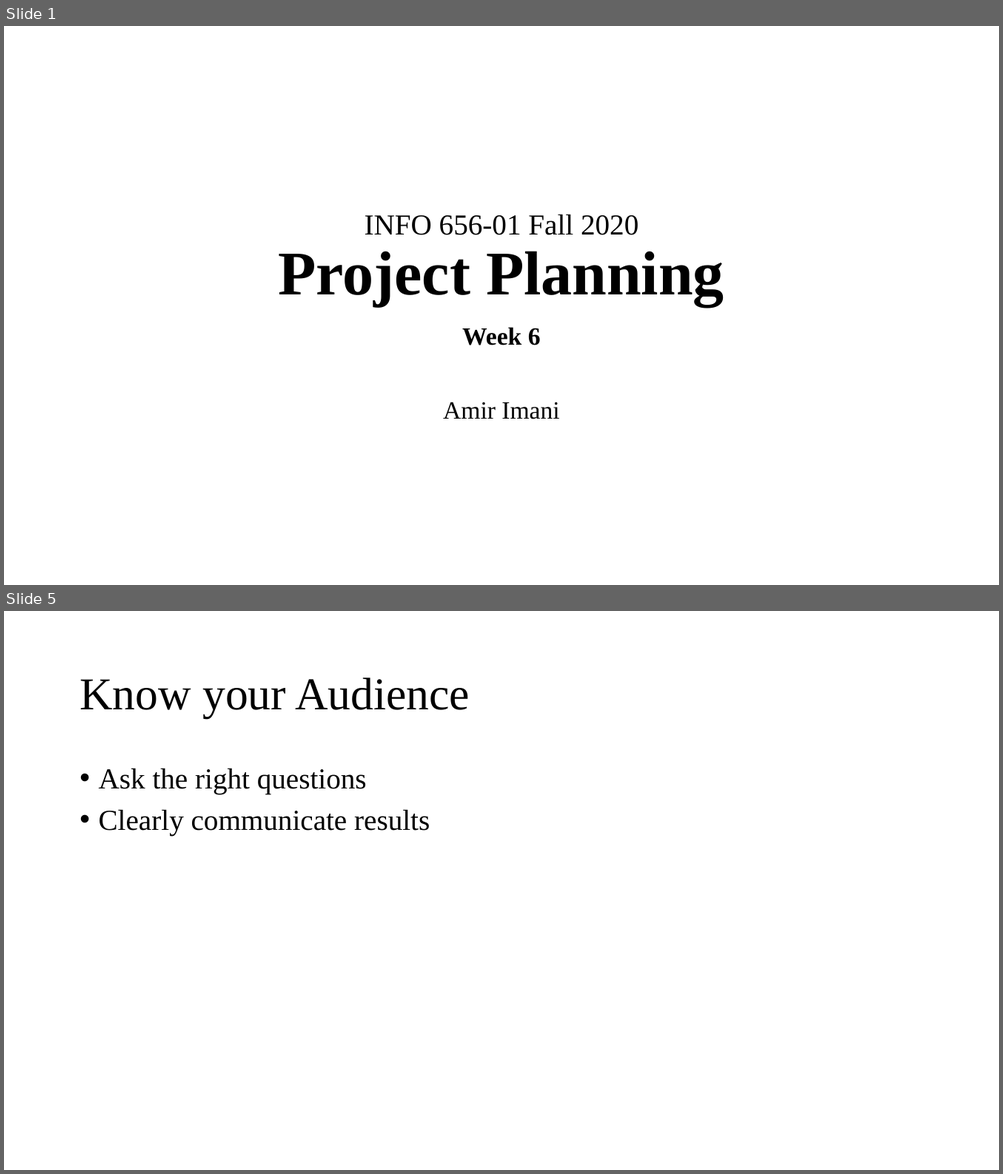
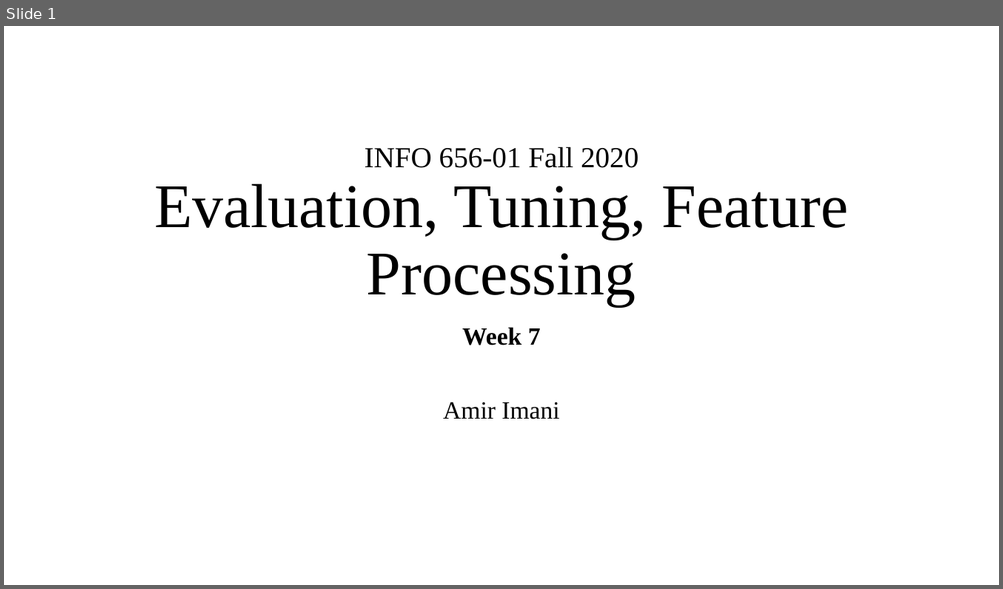
Before and after one commit to Amirosimani/Machine_Learning_Pratt, a slide deck: course slides/week_06.pptx. Shown one above the other, each under a label of ours: slides 1 and 5 before the commit, slide 1 after it; the slides between them are not shown. The pictures are 1003x1174 and 1003x589 pixels, drawn with LibreOffice and Linux fonts; fonts in the diff are those of the drawing. Boxes give left, top, right and bottom in pixels: in the first picture for what was removed or moved away, otherwise in the second. Text is boxed around its words. In the diff, an @@ line names an element or a change of style, - is before the commit and + after.

```diff
--- a/course slides/week_06.pptx
+++ b/course slides/week_06.pptx
@@ slide 5 removed at bbox=[4, 611, 999, 1170], background #FFFFFF @@
@@ title removed at bbox=[79, 678, 469, 718] @@
-Know your Audience
@@ text removed at bbox=[99, 768, 430, 836] @@
-• Ask the right questions
-• Clearly communicate results
@@ slide 1 changed as well @@
@@ title at bbox=[154, 147, 848, 306]: text changed; size 28 to 60 pt @@
-INFO 656-01 Fall 2020
-Project Planning
+INFO 656-01 Fall 2020
+Evaluation, Tuning, Feature Processing
@@ subtitle at bbox=[462, 327, 540, 346]: text changed @@
-Week 6
+Week 7
```
Also in this commit, not shown: 9 slides added, 4 other slides removed, 10 other files.
